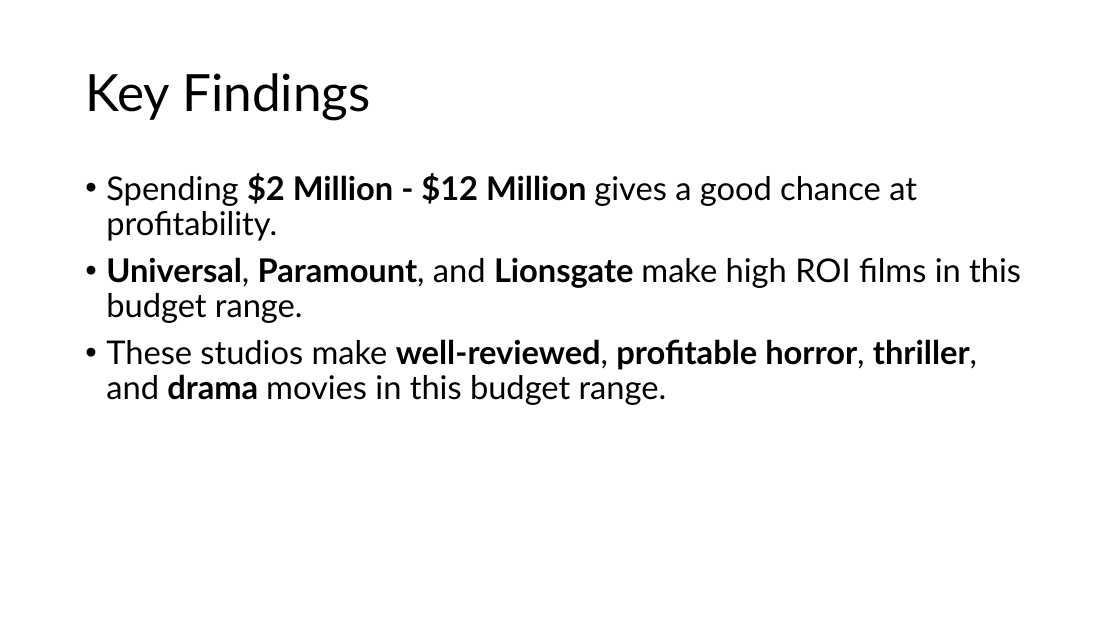
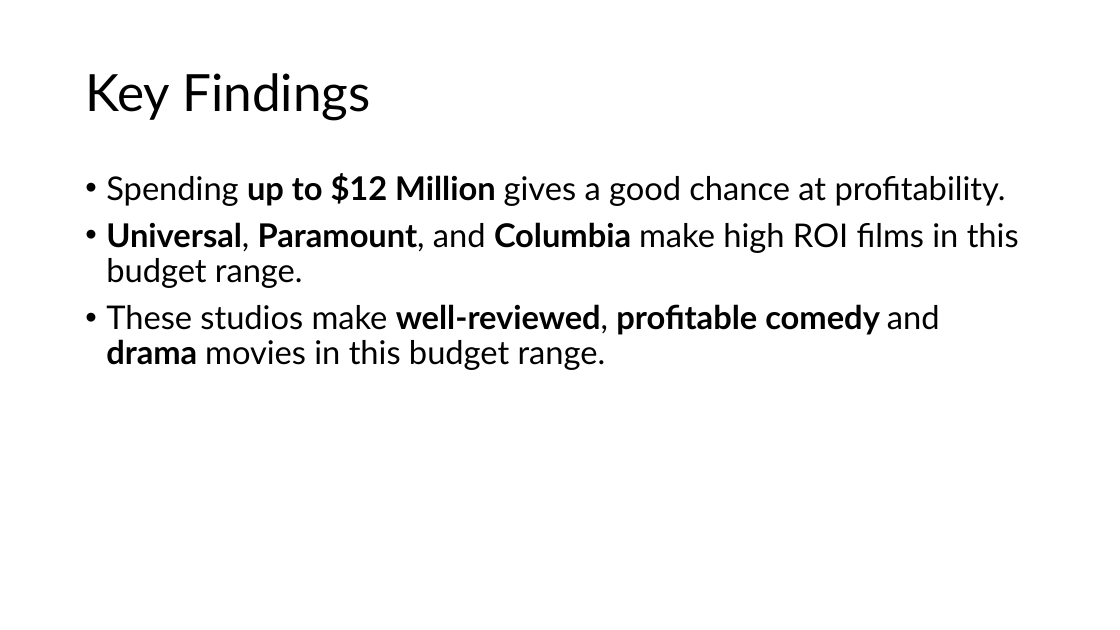
Before and after one commit to jgoett2/Phase-2-MovieProject, a slide deck: slide 3 of Presentation/Presentation.pptx. Drawn at 1120x630 pixels with LibreOffice and Linux fonts; fonts in the diff are those of the drawing. Boxes give left, top, right and bottom in pixels: in the first picture for what was removed or moved away, otherwise in the second. Text is boxed around its words. In the diff, an @@ line names an element or a change of style, - is before the commit and + after.

Commit message:
update presentation

```diff
--- a/Presentation/Presentation.pptx
+++ b/Presentation/Presentation.pptx
@@ text at <box>106,173,1019,370</box>: text changed @@
-• Spending $2 Million - $12 Million gives a good chance at profitability.
-• Universal, Paramount, and Lionsgate make high ROI films in this budget range.
-• These studios make well-reviewed, profitable horror, thriller, and drama movies in this budget range.
+• Spending up to $12 Million gives a good chance at profitability.
+• Universal, Paramount, and Columbia make high ROI films in this budget range.
+• These studios make well-reviewed, profitable comedy and drama movies in this budget range.
```
Also in this commit, not shown: 4 other slides changed, 3 slides added, 2 slides removed.
